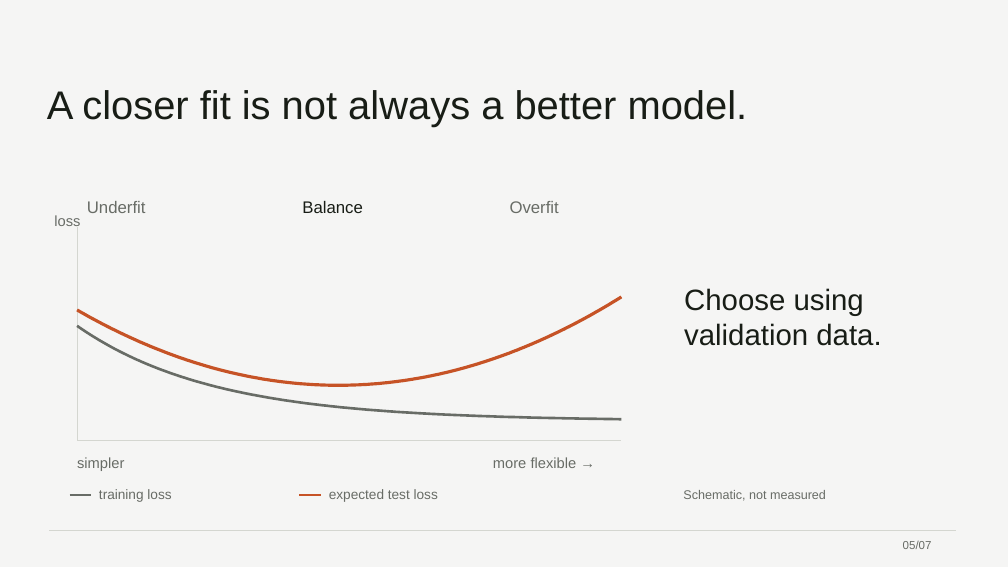
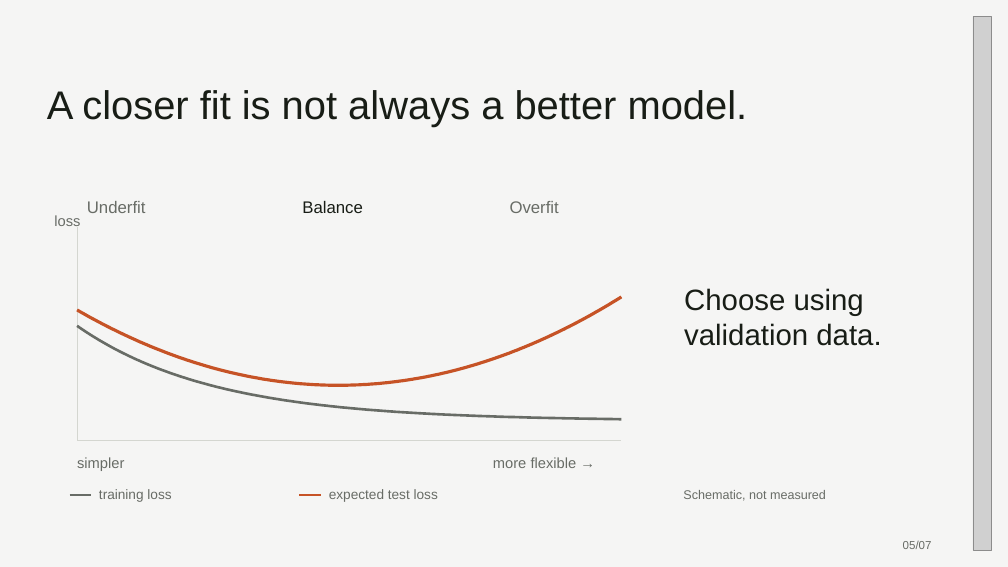
Before and after one commit to 0xABAN/classes, a slide deck: slide 5 of cmpsc-448/presentation/bias-variance-tradeoff.pptx. Drawn at 1008x567 pixels with LibreOffice and Linux fonts; fonts in the diff are those of the drawing; grey boxes stand for pictures. Boxes give left, top, right and bottom in pixels: in the first picture for what was removed or moved away, otherwise in the second. Text is boxed around its words. In the diff, an @@ line names an element or a change of style, - is before the commit and + after.

```diff
--- a/cmpsc-448/presentation/bias-variance-tradeoff.pptx
+++ b/cmpsc-448/presentation/bias-variance-tradeoff.pptx
@@ picture added at <box>973,17,991,551</box> @@
@@ line removed from (49, 531) to (957, 531) @@
```
Also in this commit, not shown: 6 other slides changed, 2 other files.
